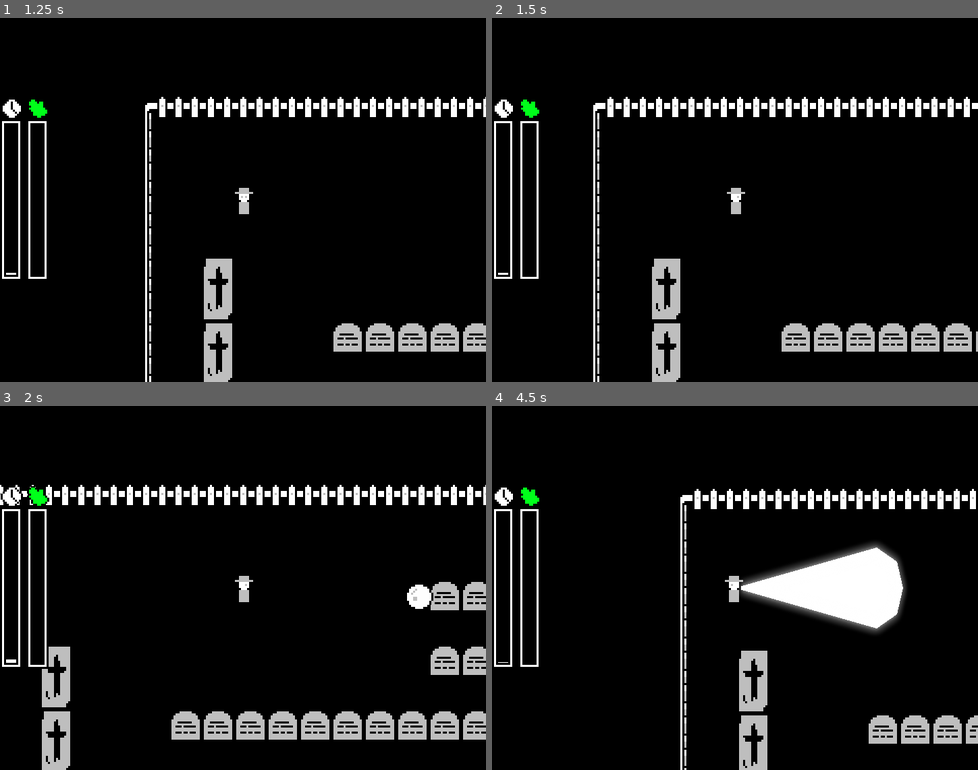
Above: before the commit, frames 1-4 (two rows, left to right).
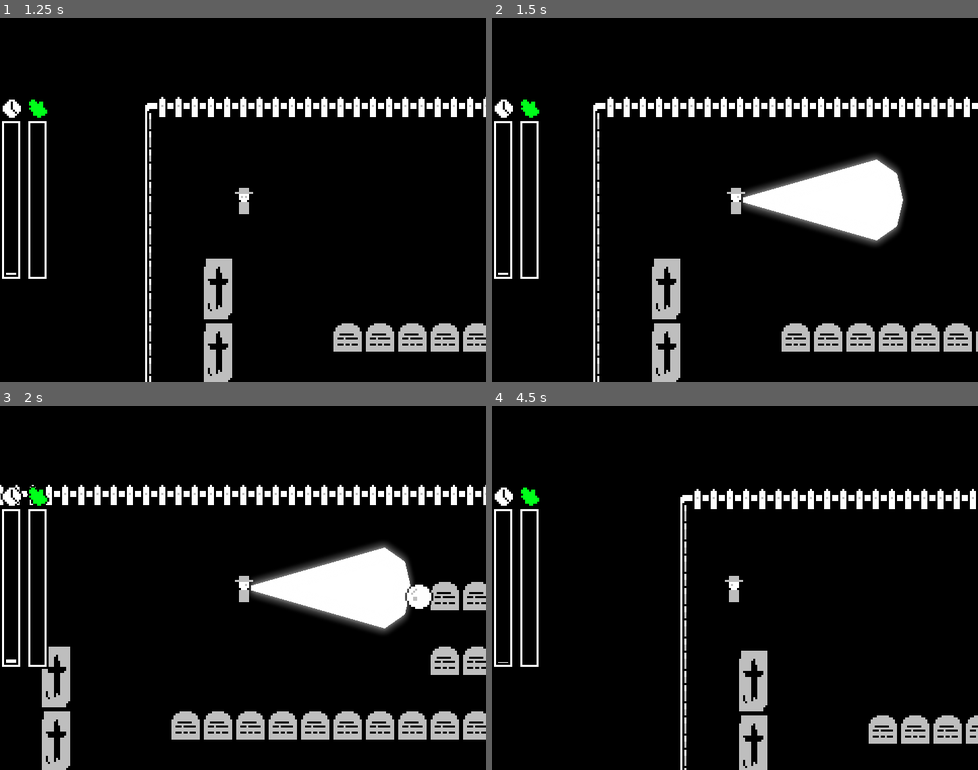
Above: after the commit, the same moments.

Repository: lucille-d/pixelles-2021
Game: Godot game, scene res://scenes/menus/Menu.tscn
The game is run twice, just before and just after one commit, with the same random seed, the same clock (stepped at 60 frames per second) and the same inputs.
Inputs:
- Up to frame 1 (1.25 s): click "START" at 0.5 s
- Up to frame 2 (1.5 s): tap Enter at 1.25 s; hold D (move_right) from 1.28 s (still down); tap F (activate_light, bound only after the commit) at 1.35 s
- Up to frame 3 (2 s): keep holding D (move_right)
- Up to frame 4 (4.5 s): release D (move_right) at 2.03 s; hold S (move_down) 2.03-2.78 s; tap E (activate_light, bound only before the commit) at 2.1, 4.35 s; hold D (move_right) 2.78-3.53 s; tap Q (clean, bound only before the commit) at 2.85 s; hold W (move_up) 3.53-4.28 s; tap F (activate_light, bound only after the commit) at 3.6 s; tap R (restart) at 4.25 s; hold A (move_left) from 4.28 s (still down)

Frame 1 is identical in both runs. In frame 2, 5.4% of the frame differs, in the area x 51-86%, y 37-63%; in frame 3, 5.3%; in frame 4, 5.4%, in the area x 50-86%, y 37-63%.

Commit message:
(config) remapped input

Diff:
--- a/project.godot
+++ b/project.godot
@@ -84,7 +84,7 @@
 }
 activate_light={
 "deadzone": 0.5,
-"events": [ Object(InputEventKey,"resource_local_to_scene":false,"resource_name":"","device":0,"alt":false,"shift":false,"control":false,"meta":false,"command":false,"pressed":false,"scancode":69,"physical_scancode":0,"unicode":0,"echo":false,"script":null)
+"events": [ Object(InputEventKey,"resource_local_to_scene":false,"resource_name":"","device":0,"alt":false,"shift":false,"control":false,"meta":false,"command":false,"pressed":false,"scancode":70,"physical_scancode":0,"unicode":0,"echo":false,"script":null)
  ]
 }
 pause={
@@ -95,7 +95,7 @@
 }
 clean={
 "deadzone": 0.5,
-"events": [ Object(InputEventKey,"resource_local_to_scene":false,"resource_name":"","device":0,"alt":false,"shift":false,"control":false,"meta":false,"command":false,"pressed":false,"scancode":81,"physical_scancode":0,"unicode":0,"echo":false,"script":null)
+"events": [ Object(InputEventKey,"resource_local_to_scene":false,"resource_name":"","device":0,"alt":false,"shift":false,"control":false,"meta":false,"command":false,"pressed":false,"scancode":69,"physical_scancode":0,"unicode":0,"echo":false,"script":null)
  ]
 }
 
